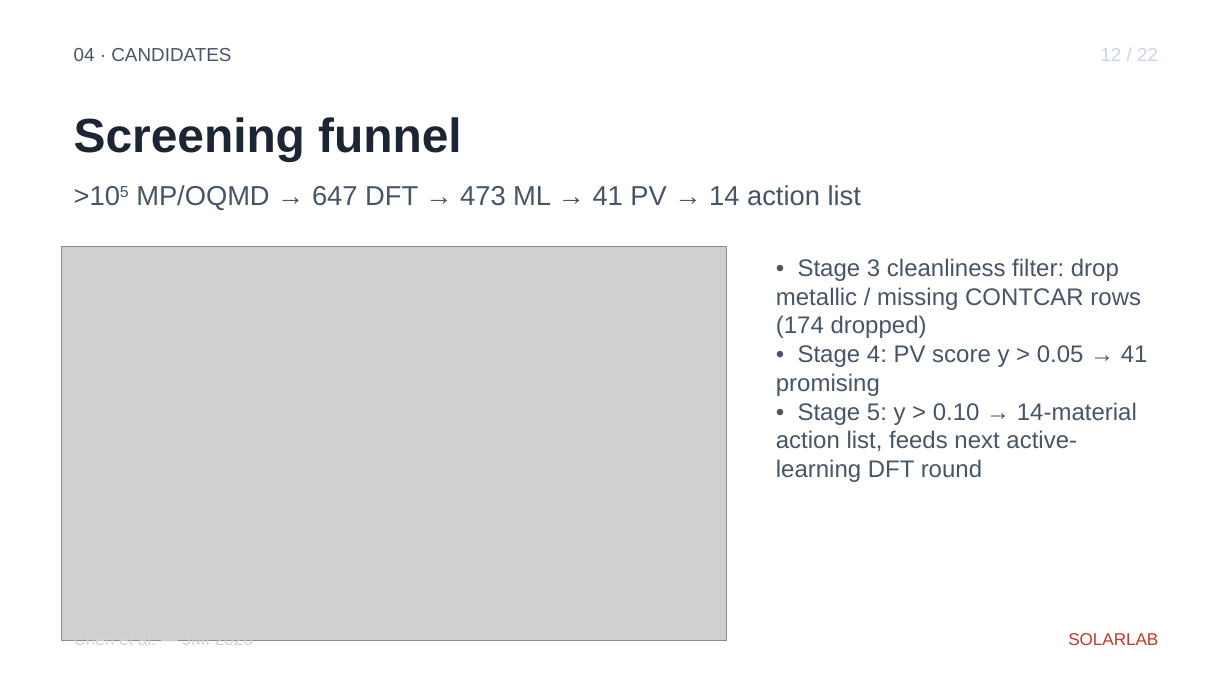
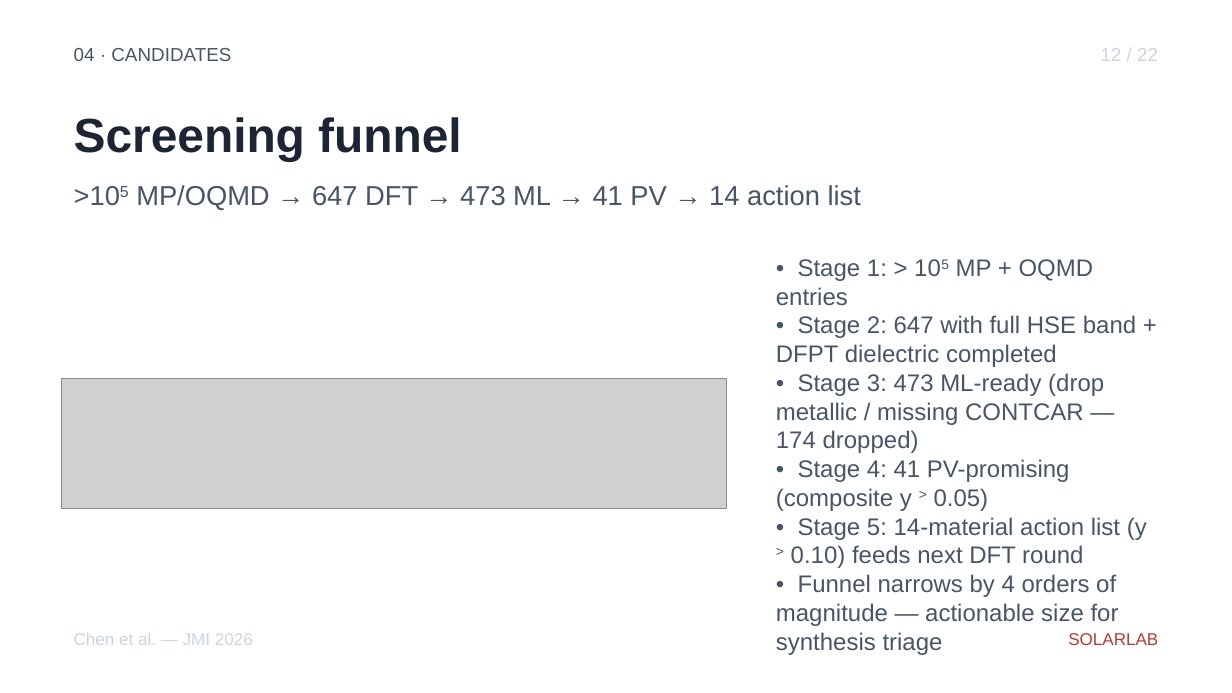
Before and after one commit to ShaneLogic/SolarLab, a slide deck: slide 16 of presentations/jmi-2026/output/jmi-2026.pptx. Drawn at 1232x693 pixels with LibreOffice and Linux fonts; fonts in the diff are those of the drawing; grey boxes stand for pictures. Boxes give left, top, right and bottom in pixels: in the first picture for what was removed or moved away, otherwise in the second. Text is boxed around its words. In the diff, an @@ line names an element or a change of style, - is before the commit and + after.

Commit message:
fix(jmi-ppt): mathtext glyphs, aspect-preserving figure box, denser bullets
User flagged three real issues on the previous build: T₈₀ rendered as
T□□ in the s2 figure (Arial missing Unicode subscript glyphs in
matplotlib), figures were stretched to 5.4×3.2 in regardless of
source aspect, and bullet content was too sparse.

Fixes:
1. matplotlib Unicode → mathtext
   s2: T₈₀ → r"$T_{80}$"
   s18: cm² → r"cm$^{2}$" · ΔPCE → rf"$\Delta$PCE"
   s19: cm² → r"cm$^{2}$"
   mathtext renders subscripts/superscripts/Greek through matplotlib
   internal glyphs, independent of font.family.

2. theme/layouts.add_content now reads source PNG via PIL.Image,
   computes native aspect ratio, fits picture inside a 5.4×3.2 in
   max-box preserving ratio, and centers it. Tall portraits no longer
   stretched horizontally; widescreen figures no longer cropped.

3. copy.yaml densified: 101 → 159 text fields. Each content slide
   now carries 5–6 bullets with concrete numbers from the technical
   doc — Si/CIGS/perovskite records, ML ablation R², per-prototype CV
   diagnostics, candidate aggregate stats, SolarLab solver throughput.

Audit: 28 slides, 67 sub + 33 sup runs, no _/^ leaks.

Constraint: PIL decompression-bomb warning on pv_top_candidates.png
(~100 M pixels) — non-blocking, source PNG resized later if needed
Confidence: high
Scope-risk: narrow
Not-tested: visual fidelity on Windows PowerPoint (built on macOS);
mathtext rendering platform-independent so no concern

```diff
--- a/presentations/jmi-2026/output/jmi-2026.pptx
+++ b/presentations/jmi-2026/output/jmi-2026.pptx
@@ text at <box>776,259,1147,655</box>: text changed @@
-• Stage 3 cleanliness filter: drop metallic / missing CONTCAR rows (174 dropped)
-• Stage 4: PV score y > 0.05 → 41 promising
-• Stage 5: y > 0.10 → 14-material action list, feeds next active-learning DFT round
+• Stage 1: > 105 MP + OQMD entries
+• Stage 2: 647 with full HSE band + DFPT dielectric completed
+• Stage 3: 473 ML-ready (drop metallic / missing CONTCAR — 174 dropped)
+• Stage 4: 41 PV-promising (composite y > 0.05)
+• Stage 5: 14-material action list (y > 0.10) feeds next DFT round
+• Funnel narrows by 4 orders of magnitude — actionable size for synthesis triage
@@ picture: place and size @@
-picture at <box>62,246,727,641</box>
+picture at <box>62,378,727,509</box>
```
Also in this commit, not shown: 20 other slides changed, 5 other files.
